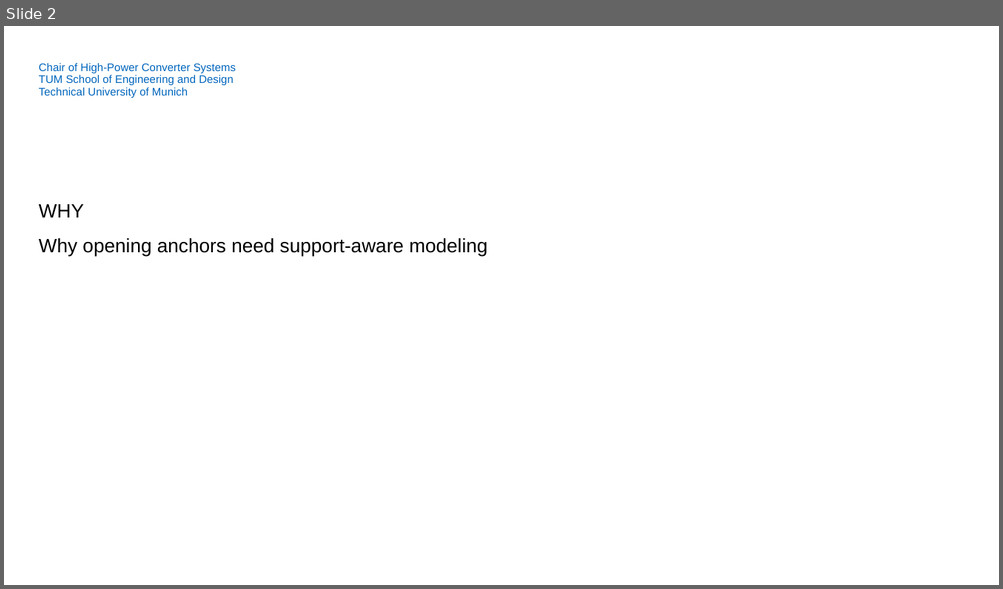
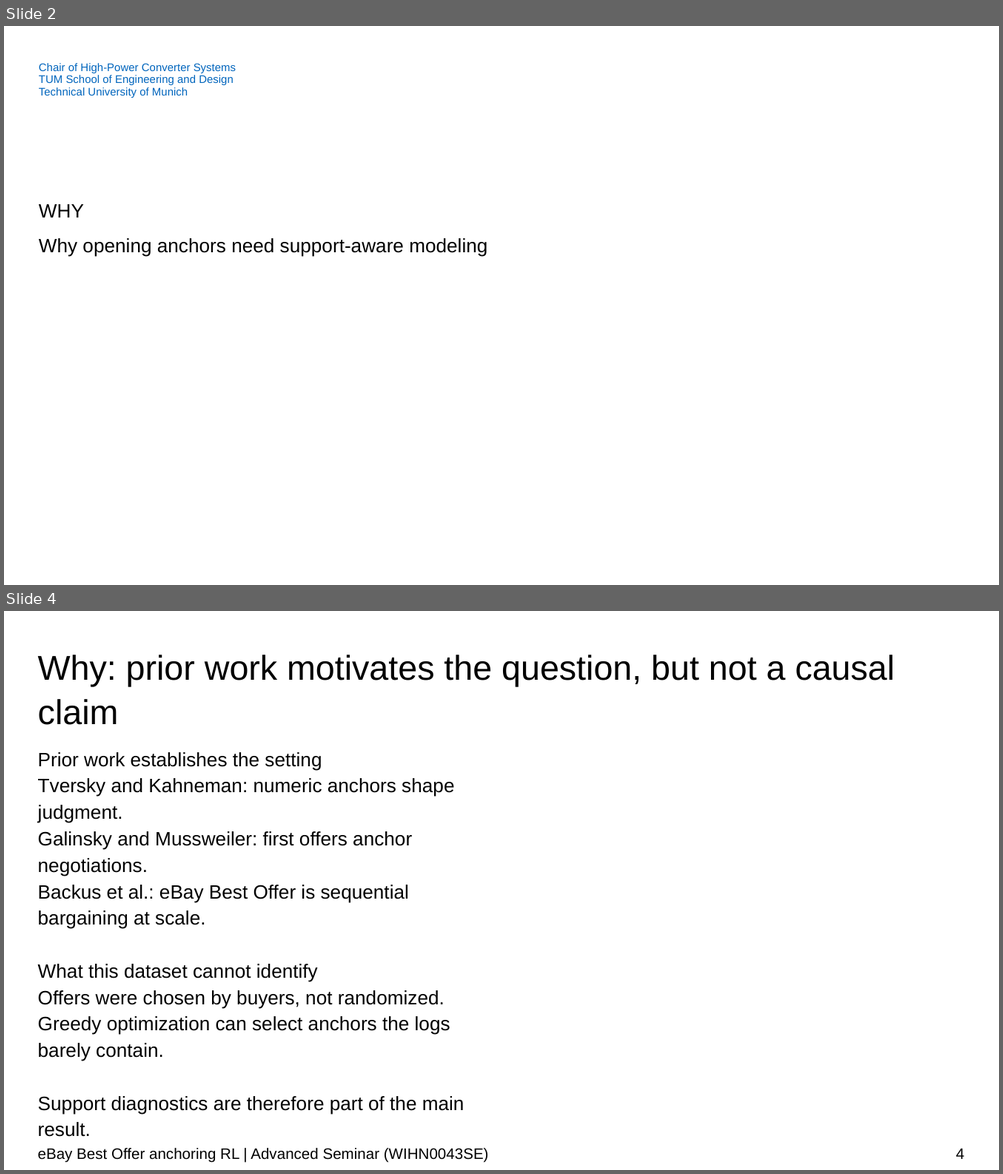
Before and after one commit to soluthan/ebay-anchoring-rl-final, a slide deck: report/ebay_anchoring_rl_presentation.pptx. Shown one above the other, each under a label of ours: slide 2 before the commit, slides 2 and 4 after it; the slides between them are not shown. The pictures are 1003x589 and 1003x1174 pixels, drawn with LibreOffice and Linux fonts; fonts in the diff are those of the drawing; background and template pictures are left out. Boxes give left, top, right and bottom in pixels: in the first picture for what was removed or moved away, otherwise in the second. Text is boxed around its words. In the diff, an @@ line names an element or a change of style, - is before the commit and + after.

```diff
--- a/report/ebay_anchoring_rl_presentation.pptx
+++ b/report/ebay_anchoring_rl_presentation.pptx
@@ slide 4 added at (x1=4, y1=611, x2=999, y2=1170), background #FFFFFF @@
@@ title added at (x1=38, y1=655, x2=895, y2=686), 25 pt, text #000000 @@
+Why: prior work motivates the question, but not a causal claim
@@ text added at (x1=38, y1=752, x2=464, y2=1115), 14 pt, text #000000 @@
+Prior work establishes the setting
+Tversky and Kahneman: numeric anchors shape judgment.
+Galinsky and Mussweiler: first offers anchor negotiations.
+Backus et al.: eBay Best Offer is sequential bargaining at scale.
+What this dataset cannot identify
+Offers were chosen by buyers, not randomized.
+Greedy optimization can select anchors the logs barely contain.
+Support diagnostics are therefore part of the main result.
@@ text added at (x1=38, y1=1148, x2=489, y2=1163), 11 pt, text #000000 @@
+eBay Best Offer anchoring RL | Advanced Seminar (WIHN0043SE)
@@ page number added at (x1=956, y1=1149, x2=964, y2=1159), 11 pt, text #000000 @@
+4
```
Also in this commit, not shown: 9 slides changed, 2 other slides added, 2 slides removed, 2 other files.
